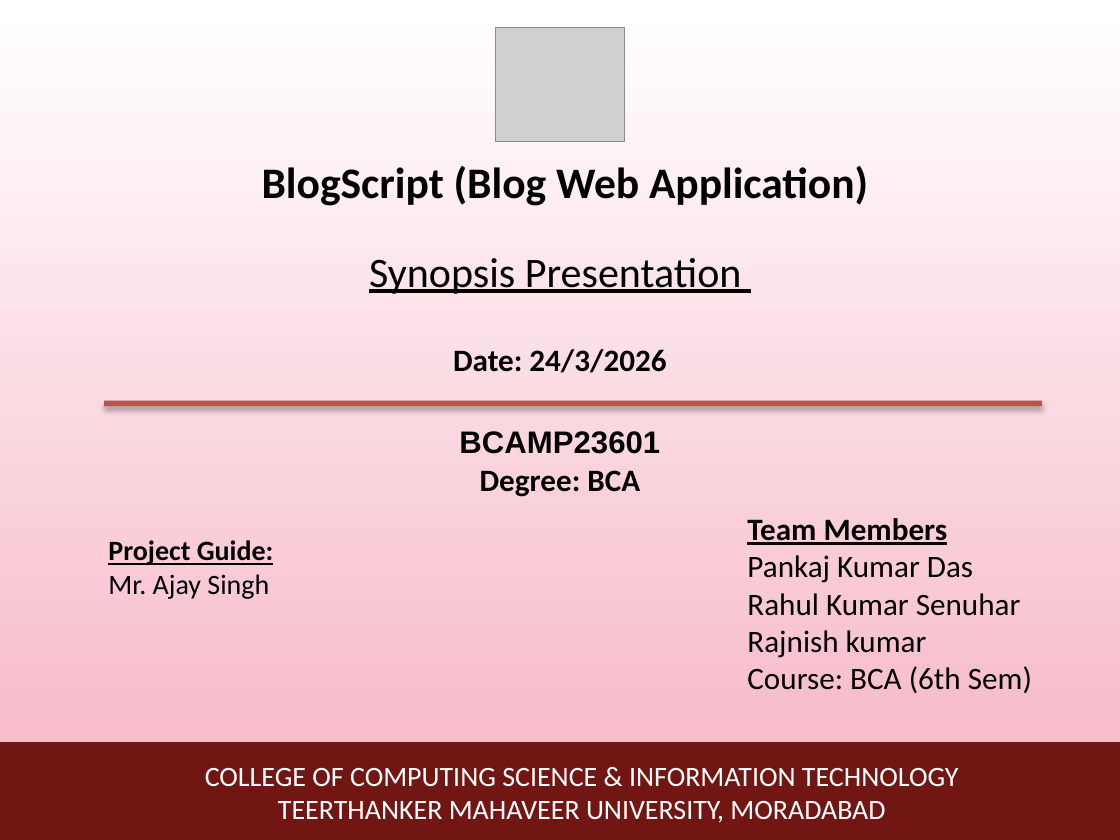
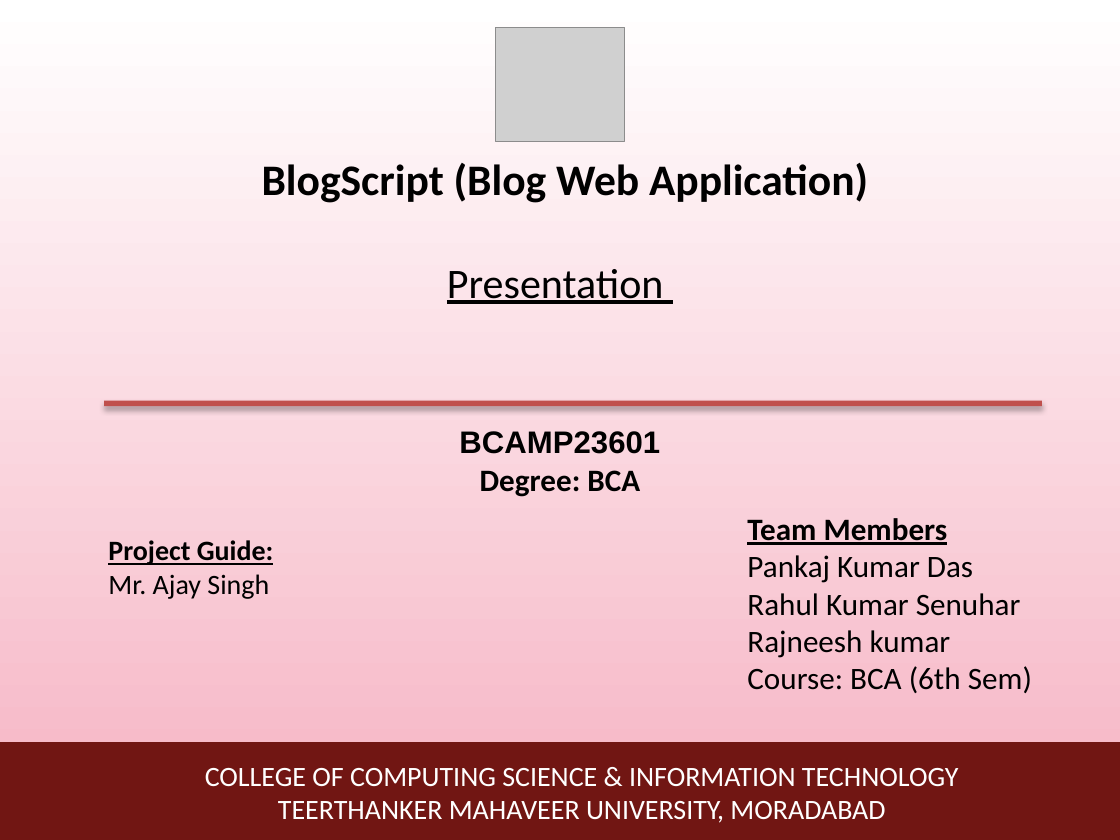
Before and after one commit to Pankajdas0025/BlogScript-website-, a slide deck: slide 1 of assets/Report/BlogScript Presentation.pptx. Drawn at 1120x840 pixels with LibreOffice and Linux fonts; fonts in the diff are those of the drawing; grey boxes stand for pictures. Boxes give left, top, right and bottom in pixels: in the first picture for what was removed or moved away, otherwise in the second. Text is boxed around its words. In the diff, an @@ line names an element or a change of style, - is before the commit and + after.

```diff
--- a/assets/Report/BlogScript Presentation.pptx
+++ b/assets/Report/BlogScript Presentation.pptx
@@ title at bbox=[262, 163, 868, 304]: text changed @@
-BlogScript (Blog Web Application)
-Synopsis Presentation
-Date: 24/3/2026
+BlogScript (Blog Web Application)
+Presentation
@@ text at bbox=[747, 630, 951, 658]: text changed @@
-Rajnish kumar
+Rajneesh kumar
```
Also in this commit, not shown: 1 other slide changed, 4 other files.
